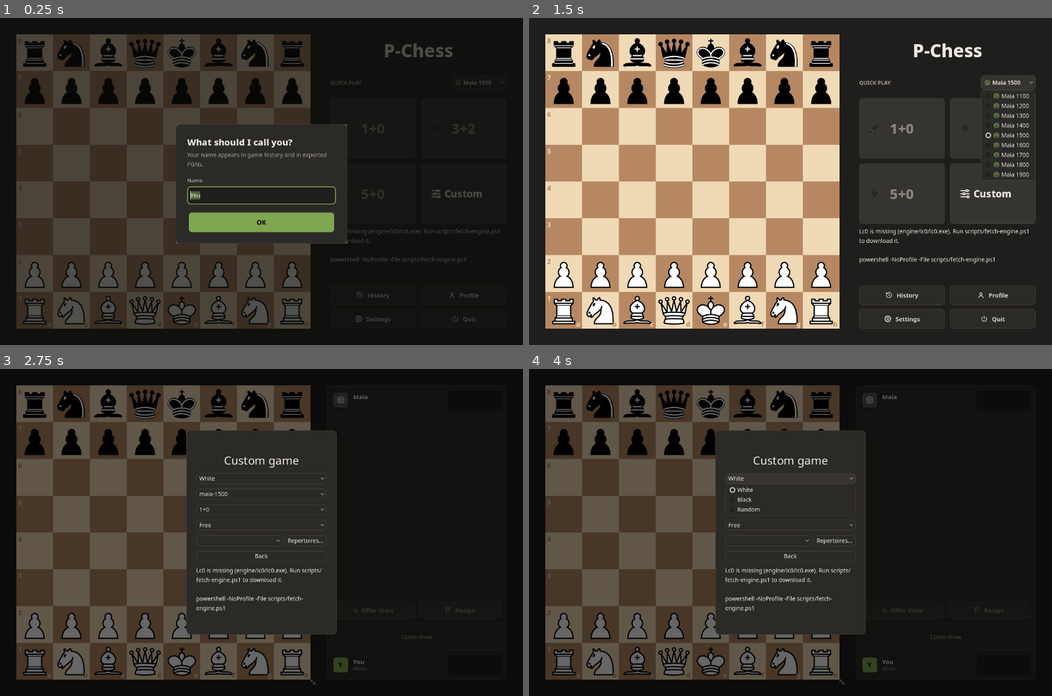
Above: before the commit, frames 1-4 (two rows, left to right).
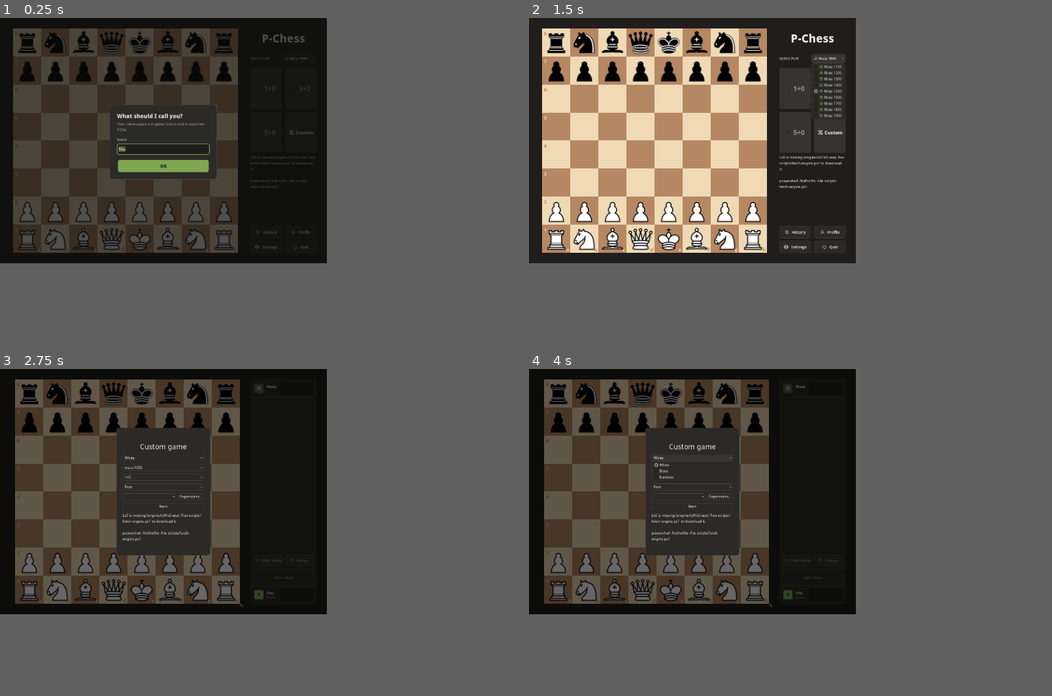
Above: after the commit, the same moments.

Repository: Laginho/P-Chess
Game: Godot game, scene res://ui/main.tscn
The game is run twice, just before and just after one commit, with the same random seed, the same clock (stepped at 60 frames per second) and the same inputs.
Inputs:
- Up to frame 1 (0.25 s): no input
- Up to frame 2 (1.5 s): click "OK" at 0.5 s; click "Maia 1500" at 1.25 s
- Up to frame 3 (2.75 s): click "Custom" at 2 s
- Up to frame 4 (4 s): click "1+0" at 2.75 s; click "White" at 3.5 s
In our replay, the window is 800x500 before the commit and 500x375 after it. These sizes can differ from the game's own. Grey fills any space a smaller window leaves; there, only what the larger window draws over its background counts as a difference.

The runs differ from the first frame. In frame 1, 32% of the frame differs, in the area x 2-97%, y 3-95%; in frame 2, 43%; in frame 3, 44%, in the area x 2-91%, y 3-97%; in frame 4, 44%.

Commit message:
fix: scale and centre the board layout (UI-033)
Use the available virtual canvas while preserving the side panel floor during window and board resizing.

Diff:
--- a/project.godot
+++ b/project.godot
@@ -22,3 +22,5 @@
 
 window/size/viewport_width=1280
 window/size/viewport_height=800
+window/stretch/mode="canvas_items"
+window/stretch/aspect="expand"
--- a/ui/home.gd
+++ b/ui/home.gd
@@ -20,12 +20,13 @@
 func _layout_home() -> void:
 	var margin := 40.0 if size.x >= 1000 else 20.0
 	var gap := 48.0 if size.x >= 1000 else 20.0
-	var side := minf(size.y - margin * 2, size.x - margin * 2 - gap - 280.0)
+	var side := minf(size.y - margin * 2, size.x - margin * 2 - gap - 260.0)
 	side = maxf(side, 0.0)
-	$Center/Board.position = Vector2(margin, (size.y - side) / 2)
+	var left := maxf(margin, minf((size.x - side) / 2, size.x - margin - gap - 260.0 - side))
+	$Center/Board.position = Vector2(left, (size.y - side) / 2)
 	$Center/Board.size = Vector2(side, side)
 	var form: Control = $Center/Form
-	form.position = Vector2(margin + side + gap, margin)
+	form.position = Vector2(left + side + gap, margin)
 	form.size = Vector2(size.x - form.position.x - margin, size.y - margin * 2)
 	var width := form.size.x
 	var row := (width - 12) / 2
@@ -46,9 +47,13 @@
 	quick.size = Vector2(width, large * 2 + 12)
 	for i in 3:
 		var button: Button = quick.get_child(i)
+		button.add_theme_font_size_override("font_size", 26 if width < 320 else 34)
+		button.add_theme_constant_override("icon_max_width", 24 if width < 320 else 34)
 		button.position = Vector2((i % 2) * (row + 12), (i / 2) * (large + 12))
 		button.size = Vector2(row, large)
 	var custom: Button = form.get_node("Custom")
+	custom.add_theme_font_size_override("font_size", 18 if width < 320 else 24)
+	custom.add_theme_constant_override("icon_max_width", 24 if width < 320 else 30)
 	custom.position = Vector2(row + 12, 156 + large + 12)
 	custom.size = Vector2(row, large)
 	for i in 4:
--- a/ui/main.gd
+++ b/ui/main.gd
@@ -170,6 +170,7 @@
 	# The catalog takes seconds to parse: start it now so the first game does not wait for it.
 	setup.get_node("OpeningPicker").ensure_catalog()
 	$Layout.resized.connect(_fit_board)
+	resized.connect(_fit_board)
 	$Layout/BoardView/ResizeGrip.size_requested.connect(_resize_board)
 	_fit_board()
 	if analysis_queue == null:
@@ -520,11 +521,15 @@
 	var fit := _board_fit_size()
 	var chosen: int = preferences.get_value("board_size")
 	board_view.custom_minimum_size.x = fit if chosen == 0 else clampf(chosen, minf(MIN_BOARD_SIZE, fit), fit)
+	var board_width: float = board_view.custom_minimum_size.x
+	var width := minf($Layout.size.x, size.x - 80)
+	$Layout/BoardOffset.custom_minimum_size.x = maxf(0, minf((width - board_width) / 2,
+			width - board_width - 40 - $Layout/Side.get_combined_minimum_size().x))
 
 
 func _board_fit_size() -> float:
-	return maxf(0, minf($Layout.size.y,
-			$Layout.size.x - $Layout/Side.get_combined_minimum_size().x - 40))
+	return maxf(0, minf(minf($Layout.size.y, size.y - 80),
+			minf($Layout.size.x, size.x - 80) - $Layout/Side.get_combined_minimum_size().x - 40))
 
 
 func _resize_board(side: int) -> void:
--- a/ui/main.tscn
+++ b/ui/main.tscn
@@ -78,8 +78,12 @@
 offset_bottom = -40.0
 grow_horizontal = 2
 grow_vertical = 2
-theme_override_constants/separation = 40
+theme_override_constants/separation = 0
 alignment = 1
+
+[node name="BoardOffset" type="Control" parent="Layout"]
+layout_mode = 2
+mouse_filter = 2
 
 [node name="BoardView" parent="Layout" instance=ExtResource("2")]
 layout_mode = 2
@@ -90,6 +94,11 @@
 offset_right = 20.0
 offset_bottom = 20.0
 script = ExtResource("6")
+
+[node name="BoardGap" type="Control" parent="Layout"]
+custom_minimum_size = Vector2(40, 0)
+layout_mode = 2
+mouse_filter = 2
 
 [node name="Side" type="VBoxContainer" parent="Layout"]
 custom_minimum_size = Vector2(240, 0)
